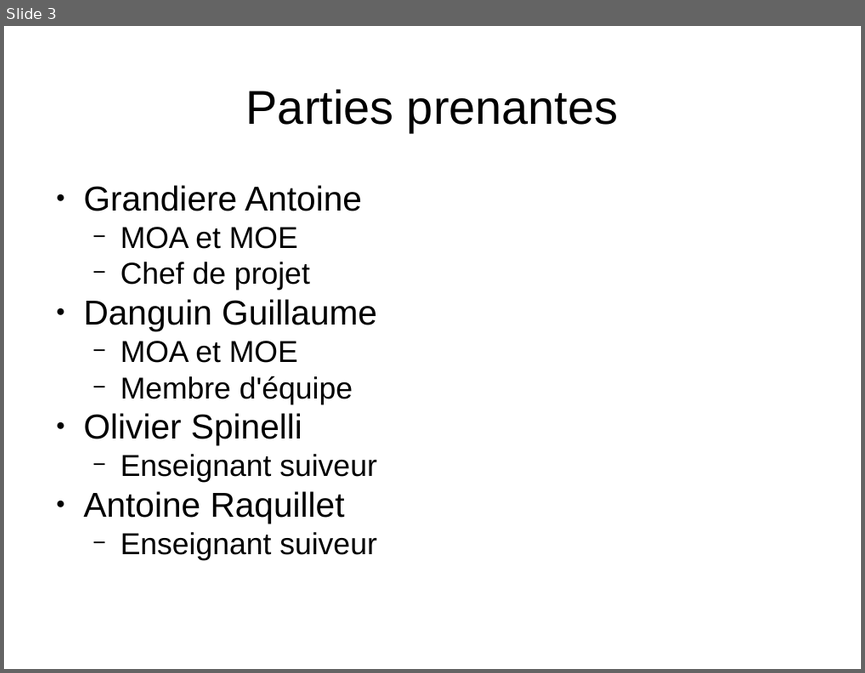
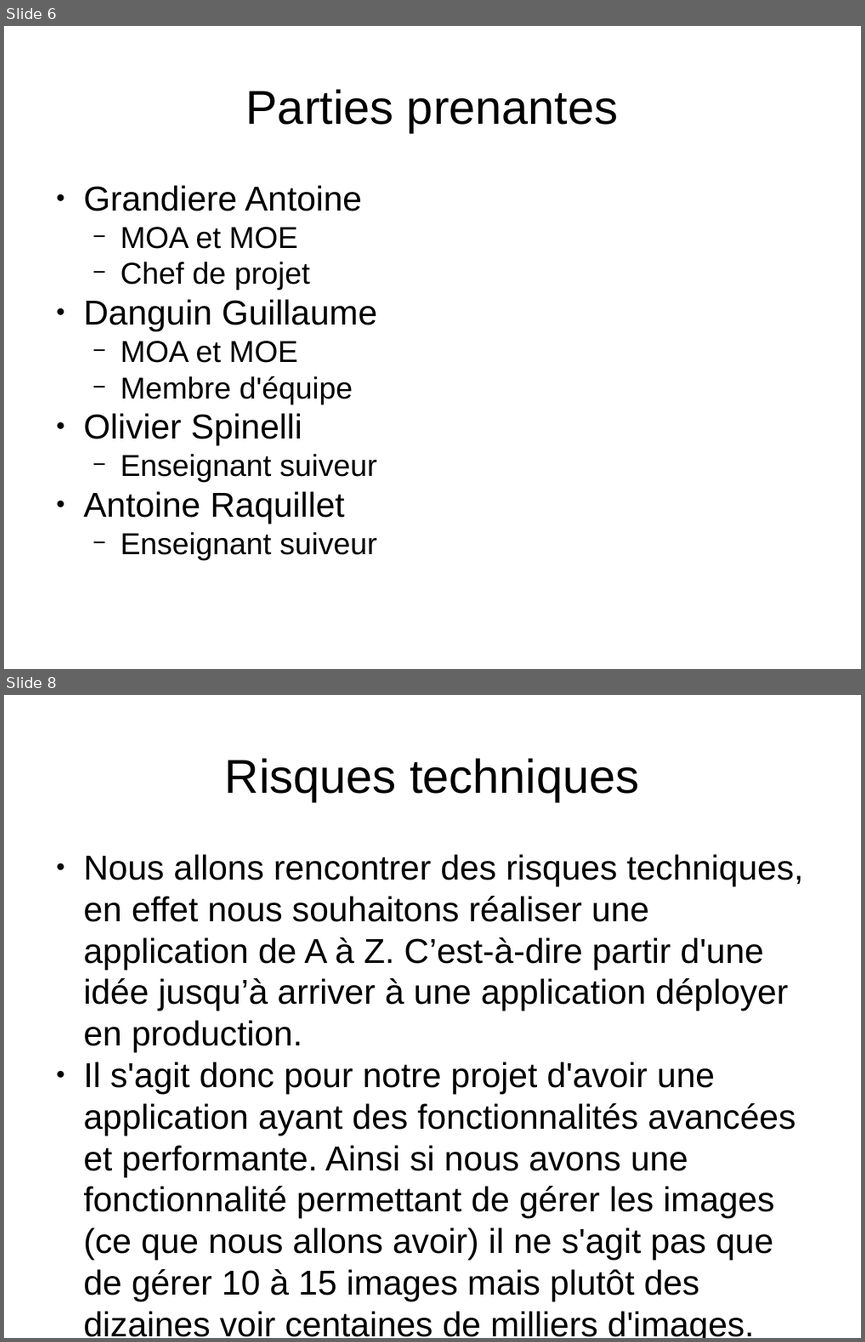
Before and after one commit to Mach12/Linguissime, a slide deck: Avant-projet/Itération 0.pptx. Shown one above the other, each under a label of ours: slide 3 before the commit, slides 6 and 8 after it; the slides between them are not shown. The pictures are 865x673 and 865x1342 pixels, drawn with LibreOffice and Linux fonts; fonts in the diff are those of the drawing. Boxes give left, top, right and bottom in pixels: in the first picture for what was removed or moved away, otherwise in the second. Text is boxed around its words. In the diff, an @@ line names an element or a change of style, - is before the commit and + after.

```diff
--- a/Avant-projet/Itération 0.pptx
+++ b/Avant-projet/Itération 0.pptx
@@ slide 8 added at box(4, 695, 861, 1338), background #FFFFFF @@
@@ text added at box(225, 758, 639, 801), 44 pt, text #000000 @@
+Risques techniques
@@ text added at box(84, 854, 804, 1338), 32 pt, text #000000 @@
+● Nous allons rencontrer des risques techniques, en effet nous souhaitons réaliser une application de A à Z. C’est-à-dire partir d'une idée jusqu’à arriver à une application déployer en production.
+● Il s'agit donc pour notre projet d'avoir une application ayant des fonctionnalités avancées et performante. Ainsi si nous avons une fonctionnalité permettant de gérer les images (ce que nous allons avoir) il ne s'agit pas que de gérer 10 à 15 images mais plutôt des dizaines voir centaines de milliers d'images.
@@ what was slide 3 is now slide 6 @@
```
Also in this commit, not shown: 1 slide changed, 11 other slides added, 2 other files.
